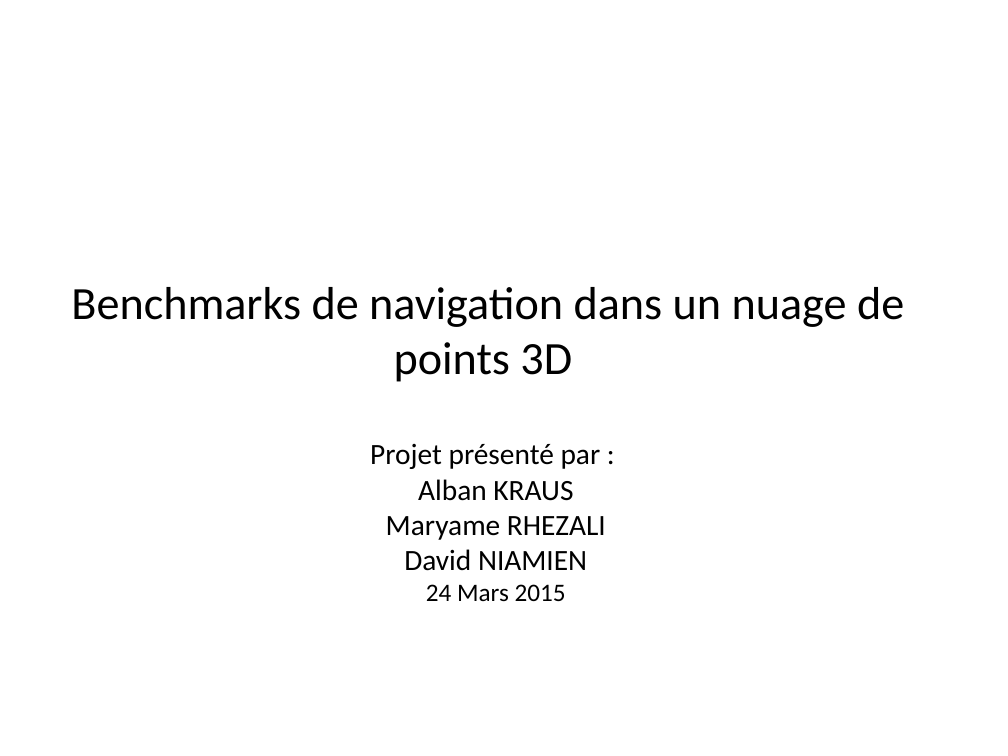
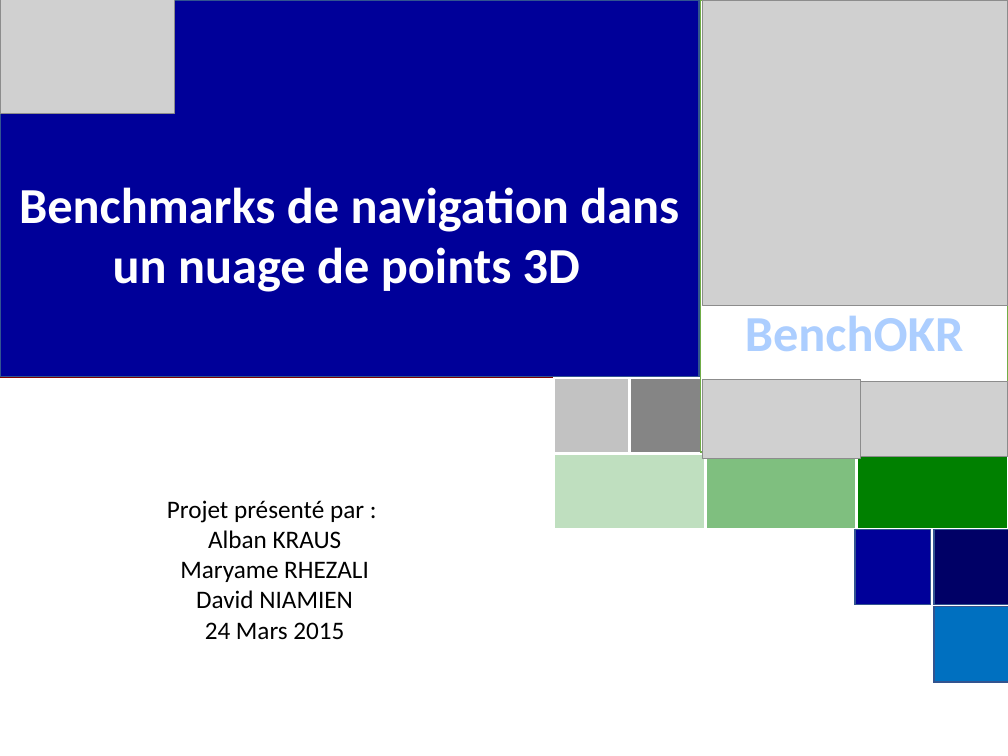
Before and after one commit to alkra/benchOKR, a slide deck: slide 1 of doc/presentationCopil/presentationVersion22Mars.pptx. Drawn at 1008x756 pixels with LibreOffice and Linux fonts; fonts in the diff are those of the drawing; grey boxes stand for pictures; background and template pictures are left out. Boxes give left, top, right and bottom in pixels: in the first picture for what was removed or moved away, otherwise in the second. Text is boxed around its words. In the diff, an @@ line names an element or a change of style, - is before the commit and + after.

```diff
--- a/doc/presentationCopil/presentationVersion22Mars.pptx
+++ b/doc/presentationCopil/presentationVersion22Mars.pptx
@@ rectangle "Benchmarks de navigation dans un ...": place and size @@
-rectangle "Benchmarks de navigation dans un ..." at <box>71,287,904,382</box>
+rectangle "Benchmarks de navigation dans un ..." at <box>0,0,699,376</box>
@@ rectangle "Benchmarks de navigation dans un ..." at <box>0,0,699,376</box>: size 33 to 36 pt, text colour #000000 to #FFFFFF, bold on; vertical alignment top to middle; fill none to #000099; outline none to #325491 1 pt @@
@@ rectangle added at <box>0,0,554,378</box>, fill #800000 @@
@@ picture added at <box>0,0,174,113</box> @@
@@ rectangle added at <box>554,0,706,151</box>, fill #800000 at 80% opacity, outline #FFFFFF 2 pt @@
@@ rectangle added at <box>701,0,1008,452</box>, fill #FFFFFF, outline #70AD47 1 pt, 36 pt, text gradient #C2DBFF to #ADD0FF to #004F97, bold @@
+BenchOKR
@@ picture added at <box>703,0,1008,305</box> @@
@@ rectangle added at <box>554,151,706,302</box>, fill #800000 at 60% opacity, outline #FFFFFF 2 pt @@
@@ rectangle added at <box>554,302,630,378</box>, fill #800000, outline #FFFFFF 2 pt @@
@@ rectangle added at <box>630,302,706,378</box>, fill #0D0D0D at 75% opacity, outline #FFFFFF 2 pt @@
@@ rectangle "Projet présenté par :": place and size @@
-rectangle "Projet présenté par :" at <box>370,444,606,602</box>
+rectangle "Projet présenté par :" at <box>0,381,549,756</box>
@@ rectangle "Projet présenté par :" at <box>0,381,549,756</box>: vertical alignment top to middle; fill none to #FFFFFF @@
@@ rectangle added at <box>554,378,630,454</box>, fill #0D0D0D at 25% opacity, outline #FFFFFF 2 pt @@
@@ rectangle added at <box>630,378,706,454</box>, fill #0D0D0D at 50% opacity, outline #FFFFFF 2 pt @@
@@ picture added at <box>703,380,861,459</box> @@
@@ picture added at <box>857,381,1008,457</box> @@
@@ rectangle added at <box>554,454,706,529</box>, fill #008000 at 25% opacity, outline #FFFFFF 2 pt @@
@@ rectangle added at <box>706,454,857,529</box>, fill #008000 at 50% opacity, outline #FFFFFF 2 pt @@
@@ rectangle added at <box>857,454,1008,529</box>, fill #008000, outline #FFFFFF 2 pt @@
@@ text in rectangle at <box>167,500,369,608</box>: size 21 to 18 pt in "Projet présenté par :", "Alban KRAUS", "Maryame RHEZALI", "David NIAMIEN" @@
@@ rectangle added at <box>855,529,930,605</box>, fill #000099, outline #325491 1 pt @@
@@ rectangle added at <box>857,529,932,605</box>, fill #800000, outline #FFFFFF 2 pt @@
@@ rectangle added at <box>932,529,1008,605</box>, fill #800000 at 75% opacity, outline #FFFFFF 2 pt @@
@@ rectangle added at <box>934,529,1008,605</box>, fill #000066, outline #325491 1 pt @@
@@ text added at <box>194,590,465,608</box>, 18 pt, text #404040 @@
+Offre « Plateau intégré de développement agile »
@@ rectangle added at <box>932,605,1008,680</box>, fill #800000 at 50% opacity, outline #FFFFFF 2 pt @@
@@ rectangle added at <box>934,607,1008,682</box>, fill #0070C0, outline #325491 1 pt @@
```
Also in this commit, not shown: 9 other slides changed, 3 slides added, 3 slides removed, 1 other file.
